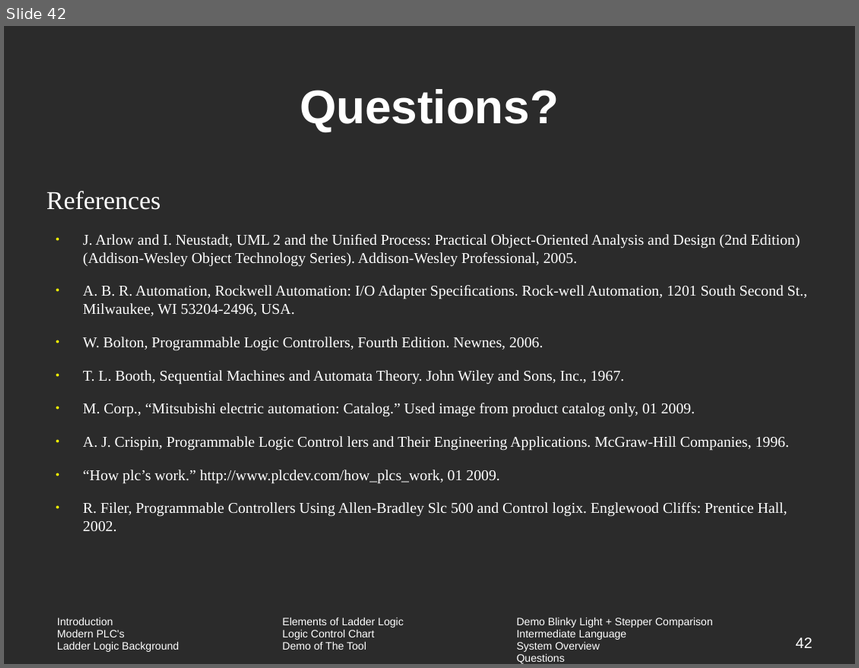
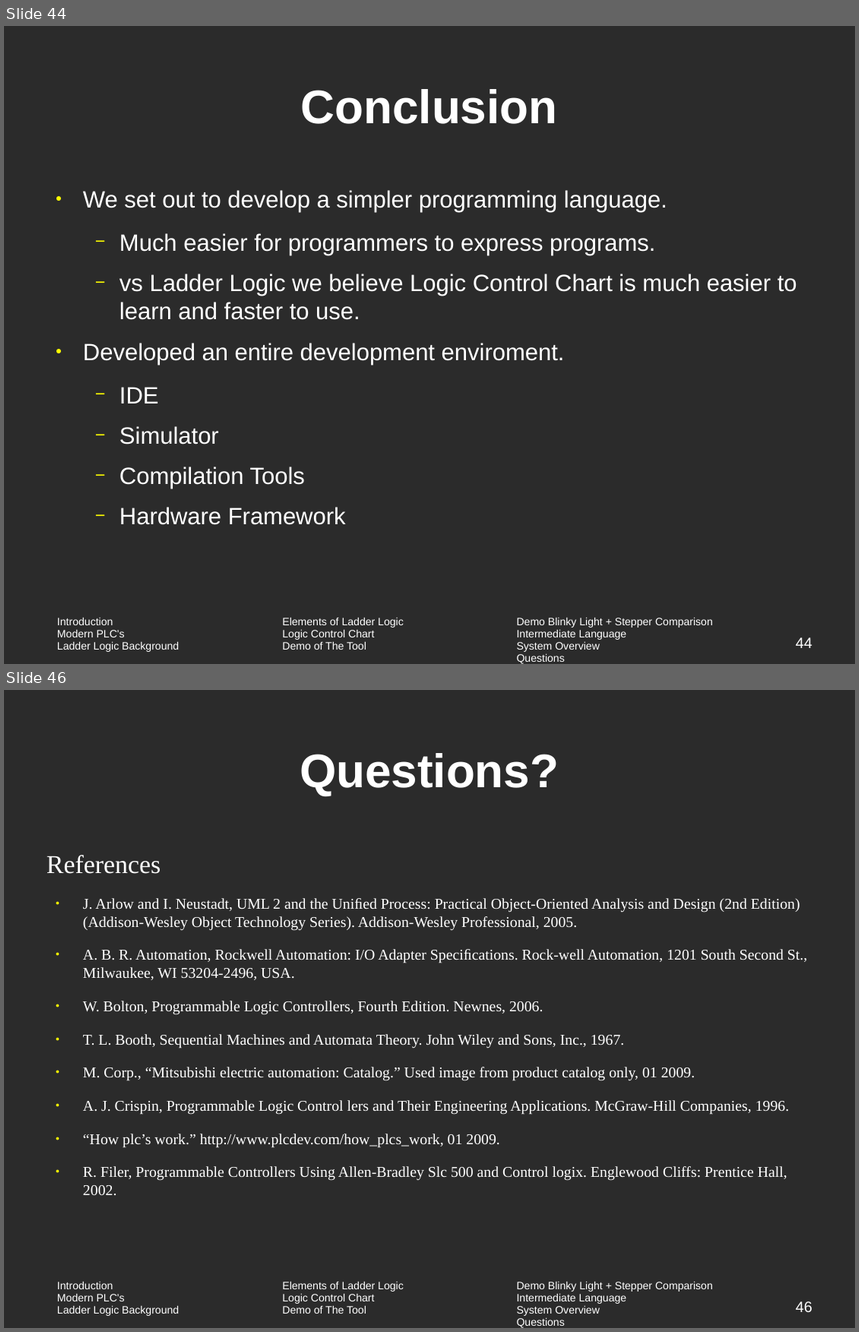
Before and after one commit to vortex-5/plcthesis, a slide deck: presentation/defense.odp. Shown one above the other, each under a label of ours: slide 42 before the commit, slides 44 and 46 after it; the slides between them are not shown. The pictures are 859x668 and 859x1332 pixels, drawn with LibreOffice and Linux fonts; fonts in the diff are those of the drawing; background and template pictures are left out; a plain dark background stands for a picture behind light text. Boxes give left, top, right and bottom in pixels: in the first picture for what was removed or moved away, otherwise in the second. Text is boxed around its words. In the diff, an @@ line names an element or a change of style, - is before the commit and + after.

```diff
--- a/presentation/defense.odp
+++ b/presentation/defense.odp
@@ slide 44 added at (x1=4, y1=26, x2=855, y2=664), background picture (left out); not listed: 1 template element that a slide beside it also shows @@
@@ title added at (x1=301, y1=89, x2=558, y2=124), 44 pt, text #FFFFFF, bold @@
+Conclusion
@@ text added at (x1=83, y1=190, x2=797, y2=525), 22 pt, text #FFFFFF @@
+● We set out to develop a simpler programming language.
+  − Much easier for programmers to express programs.
+  − vs Ladder Logic we believe Logic Control Chart is much easier to learn and faster to use.
+● Developed an entire development enviroment.
+  − IDE
+  − Simulator
+  − Compilation Tools
+  − Hardware Framework
@@ page number added at (x1=796, y1=638, x2=813, y2=648), 14 pt, text #FFFFFF @@
+44
@@ what was slide 42 is now slide 46 @@
@@ page number at (x1=796, y1=1302, x2=813, y2=1312): text changed @@
-42
+46
```
Also in this commit, not shown: 5 slides changed, 3 other slides added, 2 other files.
